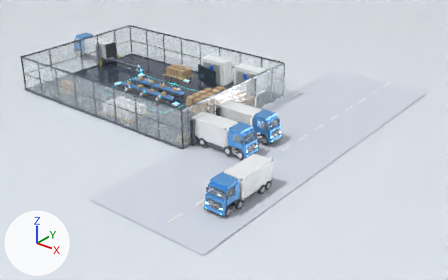
What one commit did to the glTF model public/models/smart_warehouse.glb.
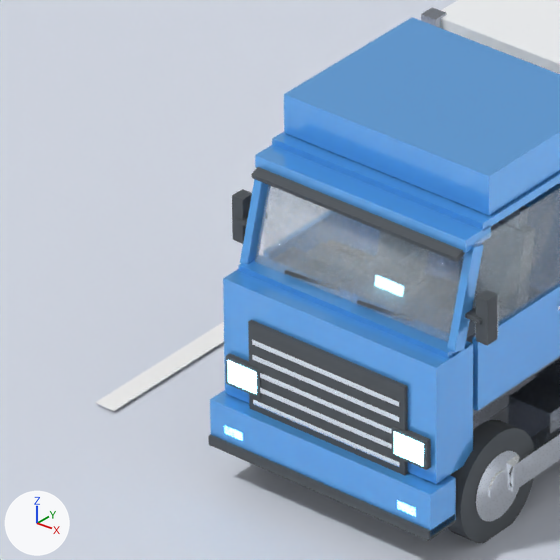
The first picture shows the older version from a camera (50 mm lens) standing at (62.6, -61.2, 34.3) and looking at (12.2, 1.8, -4.8). The close-ups show the older and then the newer version on the part from 42% to 52% of the width and 61% to 78% of the height of that picture. Only the edits that show in the close-ups are written down. Arrows for +X, +Y and +Z are at lower left; the lights stay in place. Where no turn or scale is listed for an object, it has been applied to the vertices. Vertices at exactly the same position are counted once.

The first close-up shows 'Road_Stripes_Unified', 'Truck_Moving_Road', 'Truck_Moving_Road_Glass', 'Truck_Road_East'.
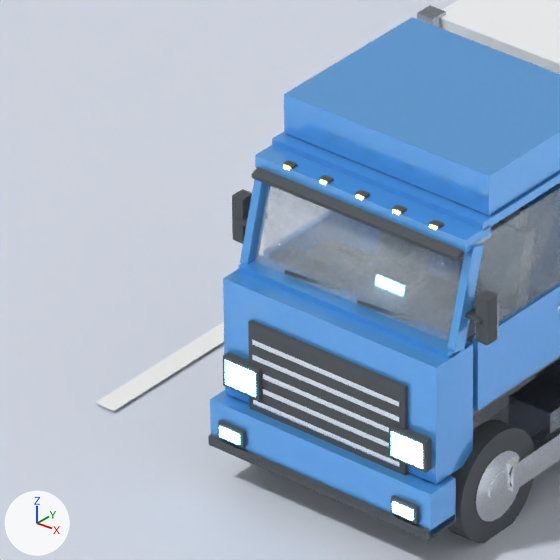
Boxes (x1, y1, x2, y2) around the edits, measured in the close-ups (560 x 560 px; the box of a moved part takes in the faces that stretch with it):
part 1 of me_cube_1476, moved or reshaped: before (421, 7, 447, 28); after (417, 5, 446, 28)
part 2 of me_cube_1476, added: after (283, 160, 297, 169)
part 3 of me_cube_1476, added: after (319, 175, 334, 184)
part 4 of me_cube_1476, added: after (356, 190, 370, 198)
part 5 of me_cube_1476, added: after (392, 205, 407, 213)
part 6 of me_cube_1476, added: after (429, 220, 444, 229)
part 7 of me_cube_1476, added: after (223, 352, 262, 401)
part 8 of me_cube_1476, added: after (389, 425, 432, 473)
part 9 of me_cube_1476, added: after (218, 420, 246, 448)
part 10 of me_cube_1476, added: after (391, 495, 419, 524)
part 11 of me_cube_1476, rebuilt (6% wider, 8% taller): before (394, 431, 424, 466); after (391, 431, 423, 469)
part 12 of me_cube_1476, rebuilt (9% taller): before (227, 360, 257, 394); after (225, 360, 256, 397)
part 13 of me_cube_1476, deleted: before (225, 427, 242, 440)
part 14 of me_cube_1476, deleted: before (397, 501, 416, 516)
part 15 of me_cube_1476, deleted: before (392, 426, 431, 470)
part 16 of me_cube_1476, moved or reshaped: before (226, 353, 261, 398); after (219, 209, 437, 445)
part 17 of me_cube_1476, added: after (392, 501, 414, 521)

The change, as a diff of the scene's bpy script:
```diff
--- a/public/models/smart_warehouse.glb.py
+++ b/public/models/smart_warehouse.glb.py
@@ me_cube_1476 @@
-me_cube_1476.from_pydata(...)  # 4788 vertices, 9168 faces; spans x -1.4..1.4, y -4.32..4.32, z 0.0..3.51
+me_cube_1476.from_pydata(...)  # 4932 vertices, 9384 faces; spans x -1.4..1.4, y -4.35..4.37, z 0.0..3.51
+# me_cube_1476 part 1: the loose piece of 8 vertices spanning x -1.3..-1.14, y -1.28..-1.12, z 3.17..3.33 is moved by (-0.02, -0.01, 0.0)
+# me_cube_1476 part 2: a new loose piece, a box spanning x -0.85..-0.75, y -3.715..-3.645, z 3.04..3.08, in mat_mat_dark_trim (dark grey #505559)
+# me_cube_1476 part 3: a new loose piece, a box spanning x -0.45..-0.35, y -3.715..-3.645, z 3.04..3.08, in mat_mat_dark_trim (dark grey #505559)
+# me_cube_1476 part 4: a new loose piece, a box spanning x -0.05..0.05, y -3.715..-3.645, z 3.04..3.08, in mat_mat_dark_trim (dark grey #505559)
+# me_cube_1476 part 5: a new loose piece, a box spanning x 0.35..0.45, y -3.715..-3.645, z 3.04..3.08, in mat_mat_dark_trim (dark grey #505559)
+# me_cube_1476 part 6: a new loose piece, a box spanning x 0.75..0.85, y -3.715..-3.645, z 3.04..3.08, in mat_mat_dark_trim (dark grey #505559)
+# me_cube_1476 part 7: a new loose piece, a box spanning x -1.12..-0.72, y -4.23..-4.09, z 1.01..1.31, in mat_mat_dark_trim (dark grey #505559)
+# me_cube_1476 part 8: a new loose piece, a box spanning x 0.72..1.12, y -4.23..-4.09, z 1.01..1.31, in mat_mat_dark_trim (dark grey #505559)
+# me_cube_1476 part 9: a new loose piece, a box spanning x -1.1..-0.82, y -4.33..-4.23, z 0.54..0.7, in mat_mat_dark_trim (dark grey #505559)
+# me_cube_1476 part 10: a new loose piece, a box spanning x 0.82..1.1, y -4.33..-4.23, z 0.54..0.7, in mat_mat_dark_trim (dark grey #505559)
+# me_cube_1476 part 11: the loose piece of 8 vertices spanning x 0.76..1.08, y -4.22..-4.15, z 1.05..1.27 is rebuilt with 8 vertices and now spans x 0.75..1.09, y -4.24..-4.2, z 1.04..1.28
+# me_cube_1476 part 12: the loose piece of 8 vertices spanning x -1.08..-0.76, y -4.22..-4.15, z 1.05..1.27 is rebuilt with 8 vertices and now spans x -1.09..-0.75, y -4.24..-4.2, z 1.04..1.28
+# me_cube_1476 part 13: the loose piece of 8 vertices spanning x -1.06..-0.86, y -4.29..-4.25, z 0.58..0.66 is deleted
+# me_cube_1476 part 14: the loose piece of 8 vertices spanning x 0.86..1.06, y -4.29..-4.25, z 0.58..0.66 is deleted
+# me_cube_1476 part 15: the loose piece of 8 vertices spanning x 0.73..1.11, y -4.21..-4.12, z 1.02..1.3 is deleted
+# me_cube_1476 part 16: 16 vertices moved from x -0.73..0.2, y -3.43..-3.36, z 1.94..2.1 to x -0.73..0.2, y -3.42..-3.34, z 1.94..2.1; 16 vertices removed from x -1.11..-0.73, y -4.28..-4.12, z 0.55..1.3; 24 vertices added at x -1.07..0.83, y -4.35..-3.71, z 0.57..3.07
+# me_cube_1476 part 17: 8 vertices added at x 0.85..1.07, y -4.35..-4.32, z 0.57..0.67
+# other edits to the shape of me_cube_1476 do not show in these pictures
 me_cube_1476.materials.append(mat_mat_steel_frame)
@@ me_cube_1476 @@
 me_cube_1476.materials.append(mat_mat_seat_fabric)
+me_cube_1476.materials.append(mat_mat_taillight_glow)  # red #ff7c7c, glowing red #ff6161
+me_cube_1476.materials.append(mat_mat_marker_glow)  # yellow #ffe789, glowing yellow #ffe16c
```
